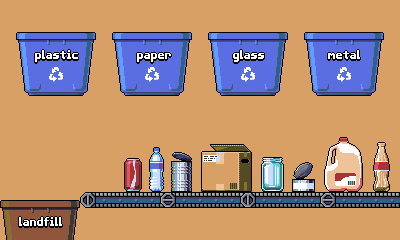
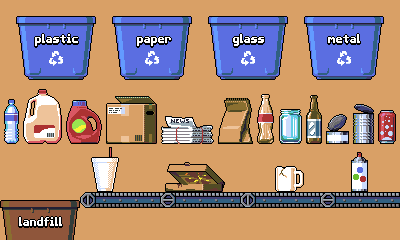
Layered file, before and after one edit (400 x 240). Changes by layer:
renamed "items" to "Items", moved it above "Labels", painted on it over [4, 89, 396, 192]
painted on "Labels" over [34, 33, 361, 82]
painted on "Bin" over [16, 16, 384, 96]
